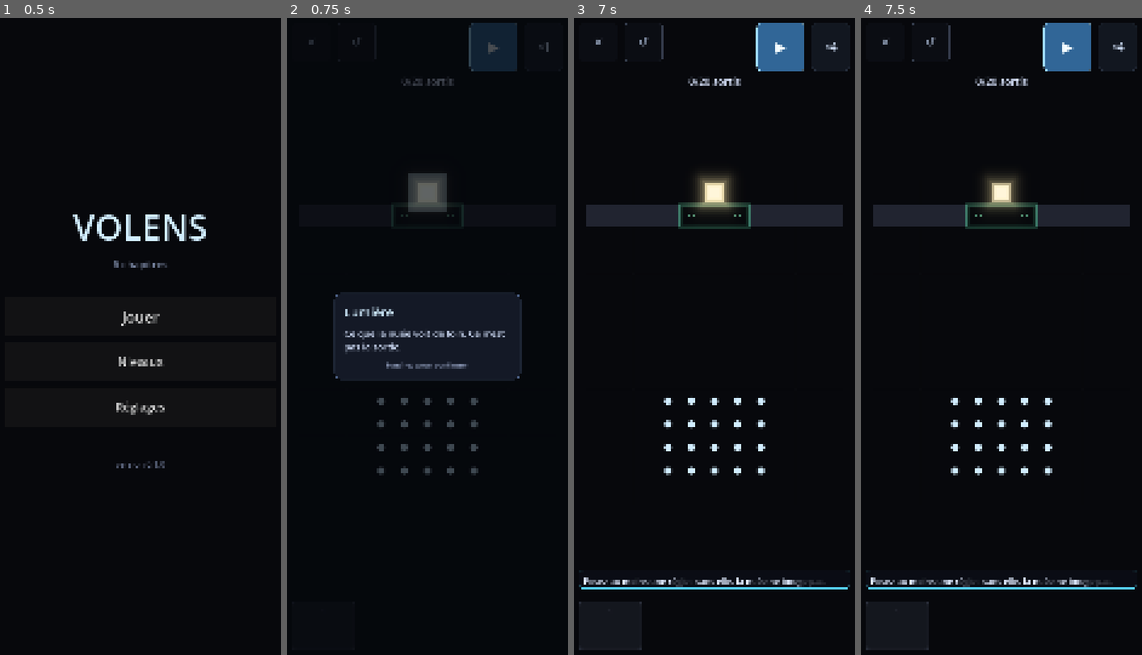
Above: before the commit, frames 1-4 (left to right).
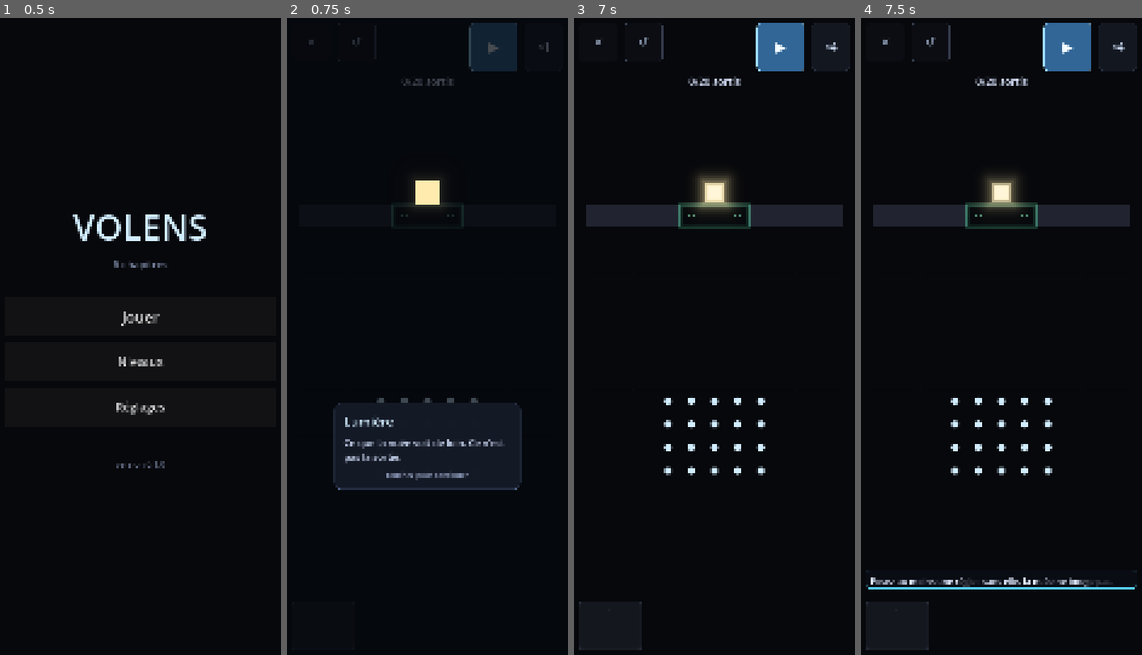
Above: after the commit, the same moments.

Repository: HelloIAmRomain/Volens
Game: Godot game, scene res://game/ui/app.tscn
The game is run twice, just before and just after one commit, with the same random seed, the same clock (stepped at 60 frames per second) and the same inputs.
Inputs (mouse positions are in pixels of both pictures, inside the frame that each line leads up to):
- Up to frame 1 (0.5 s): no input
- Up to frame 2 (0.75 s): click "Jouer" at 0.5 s
- Up to frame 3 (7 s): click "✕" at 1.25 s; click "↺" at 2 s; click "▶" at 2.75 s; click "×1" at 3.5 s; click "×2" at 4.25 s; click "×4" at 5 s; tap Enter at 5.75 s; drag from (610, 623) to (742, 196) at 5.77 s; tap Space at 6.5 s; drag from (655, 368) to (700, 463) at 6.52 s
- Up to frame 4 (7.5 s): move the mouse to (1029, 196) at 7.27 s; hold Right from 7.28 s (still down); tap Ctrl at 7.35 s; click (1029, 196) at 7.42 s

Frame 1 is identical in both runs. In frame 2, 19% of the frame differs, in the area x 16-84%, y 24-75%; in frame 3, 0.9%; in frame 4, nothing differs.

Commit message:
fix(ui): six défauts trouvés en jouant sur l'appareil, dont un invisible ailleurs
Parcours joué de bout en bout sur le S22, progression effacée pour éprouver le
chemin du NOUVEAU joueur — celui qui exerce les légendes et que personne
n'avait jamais suivi. La migration de schéma 2 -> 3 s'est exécutée au passage
sur une vraie progression et l'a conservée intacte.

LE DÉFAUT QUI COMPTE ÉTAIT INVISIBLE PARTOUT AILLEURS. Sur Android, un contact
tactile produit DEUX évènements : un InputEventScreenTouch et un
InputEventMouseButton simulé. Les deux branches émettaient `dismissed`, donc le
récepteur enchaînait deux fois — deux légendes créées l'une sur l'autre, la
première se refermant sur le même geste et ouvrant le panneau d'objectif, la
seconde restant affichée. À l'écran, cela reproduisait exactement le défaut
qu'on venait de corriger, mais la cause était ailleurs que là où le symptôme se
voyait. Au poste de travail, une souris n'émet qu'un évènement : le bogue ne
pouvait pas exister.

CE QUE LE PRINCIPE DE CLARTÉ A IMPOSÉ. Deux légendes sur une même carte
surlignaient deux jeux de cases avec le MÊME cadre : rien ne disait laquelle
allait avec laquelle. Elles s'enchaînent désormais une par une, et la carte se
place dans la moitié d'écran OPPOSÉE aux cases qu'elle montre — posée dessus,
elle annulait son propre surlignage.

Et la case garde SA couleur : un halo blanc désignait bien, mais montrait la
lumière blanche, et le joueur serait allé chercher un carré blanc là où le jeu
en met un ambre.

Trois autres : la note « posez une règle » n'expirait jamais et finissait sous
le panneau de règles (elle a une durée de vie et s'efface quand le panneau
monte) ; le bilan collait son contenu au bord haut en laissant deux tiers
d'écran vides.

UN FAUX POSITIF GARDÉ POUR LA MÉTHODE : une capture m'a paru montrer les
boutons du bilan dupliqués en haut. Vérification des pixels — les trois cents
premières lignes étaient uniformément sombres. Il n'y avait rien, et sans la
mesure j'aurais « corrigé » du code sain.

453/453.

Diff:
--- a/game/meta/mechanic_primer.gd
+++ b/game/meta/mechanic_primer.gd
@@ -110,6 +110,12 @@
 		# le joueur lit un mot et cherche à quoi il correspond parmi huit
 		# marques colorées.
 		var entry: Dictionary = (ENTRIES[t] as Dictionary).duplicate()
+		# LE TYPE VOYAGE AVEC L'ENTRÉE, et pas seulement ses coordonnées : la
+		# surbrillance doit rendre à la case SA teinte. Un halo blanc uniforme
+		# désigne bien, mais il montre au joueur une couleur qu'il ne reverra
+		# jamais — il cherchera ensuite un carré blanc là où le jeu en met un
+		# ambre.
+		entry["cell"] = t
 		var cells_of: Array = []
 		for i in range(cells.size()):
 			if int(cells[i]) == t and width > 0:
@@ -120,6 +126,7 @@
 	var one_way: Array = grid.get("one_way", [])
 	if not one_way.is_empty():
 		var ow: Dictionary = ONE_WAY_ENTRY.duplicate()
+		ow["cell"] = GridState.CellType.ONE_WAY
 		var ow_cells: Array = []
 		for triplet in one_way:
 			ow_cells.append(Vector2i(int(triplet[0]), int(triplet[1])))
--- a/game/ui/app.gd
+++ b/game/ui/app.gd
@@ -141,12 +141,11 @@
 	# l'objectif emploie. Lire « faire sortir 17 agents » sans savoir ce qu'est
 	# la lumière qu'on voit à l'écran, c'est lire la consigne avant l'alphabet.
 	var showing_resume: bool = resume and session.level_id == level_id
-	var card := _present_new_mechanics(screen, level_data)
-	if card == null:
-		if not showing_resume:
+	var then := func() -> void:
+		if not showing_resume and is_instance_valid(screen):
 			screen.show_objective_panel()
-	elif not showing_resume:
-		card.dismissed.connect(func() -> void: screen.show_objective_panel())
+	if not _present_new_mechanics(screen, level_data, then):
+		then.call()
 	return screen
 
 ## LA LÉGENDE DES ÉLÉMENTS JAMAIS RENCONTRÉS.
@@ -159,28 +158,45 @@
 ## fermée par un retour au menu, par une mise en veille ou par la fin du
 ## processus reviendrait sinon au niveau suivant — et la « une seule fois »
 ## n'aurait plus rien d'une promesse.
-func _present_new_mechanics(screen: GameScreen, level_data: Dictionary) -> MechanicCard:
+func _present_new_mechanics(screen: GameScreen, level_data: Dictionary,
+		then: Callable) -> bool:
 	var entries := MechanicPrimer.unseen_in(level_data, progress.seen)
 	if entries.is_empty():
-		return null
+		return false
 	var keys := PackedStringArray()
 	for entry in entries:
 		keys.append(String((entry as Dictionary)["key"]))
 	progress.mark_seen(keys)
-	# LES CASES DÉCRITES SONT DÉSIGNÉES À L'ÉCRAN. « Lumière » ne veut rien dire
-	# devant huit marques colorées ; le joueur lit un mot et cherche à quoi il
-	# correspond. On rassemble les cases de TOUTES les entrées montrées — deux au
-	# plus — parce qu'elles apparaissent ensemble sur la même carte.
-	var cells: Array = []
-	for entry in entries:
-		cells.append_array((entry as Dictionary).get("cells", []) as Array)
+	_show_card(screen, entries, 0, then)
+	return true
+
+## UNE LEGENDE, PUIS LA SUIVANTE — jamais les deux ensemble.
+##
+## A l'essai sur l'appareil, une carte portant « Ressource » et « Depot »
+## surlignait les deux jeux de cases avec le MEME cadre : le joueur lisait deux
+## noms et voyait deux groupes, sans rien pour les apparier. Une designation
+## ambigue ne designe pas — c'est le principe de clarte applique a l'interface
+## plutot qu'aux mecaniques.
+##
+## LA CONTINUATION TRAVERSE TOUTE LA CHAINE. Un premier montage rebranchait le
+## panneau d'objectif sur la PREMIERE carte : il s'ouvrait donc derriere la
+## seconde legende, et l'on retrouvait les deux surcouches simultanees qu'on
+## venait justement de separer. Elle est passee de carte en carte et n'est
+## appelee qu'apres la derniere.
+func _show_card(screen: GameScreen, entries: Array, index: int,
+		then: Callable) -> void:
+	var entry: Dictionary = entries[index]
+	var spots: Array = []
+	for r in screen.screen_rects_of(entry.get("cells", []) as Array):
+		spots.append({"rect": r, "cell": int(entry.get("cell", -1))})
 	var card := MechanicCard.new()
 	screen.add_child(card)
-	# Le calcul des rectangles vient APRÈS l'ajout à l'arbre : la vue n'a pas de
-	# géométrie tant qu'elle n'a pas été disposée, et les rectangles vaudraient
-	# tous zéro.
-	card.setup(entries, screen.screen_rects_of(cells))
-	return card
+	card.setup(entry, spots)
+	card.dismissed.connect(func() -> void:
+		if index + 1 < entries.size() and is_instance_valid(screen):
+			_show_card(screen, entries, index + 1, then)
+		else:
+			then.call())
 
 func _on_play_requested() -> void:
 	# « Continuer » et « Jouer » sont le MEME bouton : c'est l'existence d'une
--- a/game/ui/game_screen.gd
+++ b/game/ui/game_screen.gd
@@ -543,6 +543,11 @@
 func _open_panel() -> void:
 	if _panel.visible:
 		return
+	# LA NOTE S'EFFACE QUAND LE PANNEAU MONTE. Elle occupait le bas du terrain,
+	# c'est-à-dire exactement l'endroit où le panneau vient se poser — et une
+	# note qui réclamait « posez une règle » se retrouvait sous le panneau qui
+	# sert à en poser une. Le message a été entendu ; il n'a plus lieu d'être.
+	_hide_explain()
 	_panel.size = Vector2(_panel_width(), _panel.get_combined_minimum_size().y)
 	_panel.position.y = _panel_resting_y() + _panel.size.y
 	_panel.visible = true
@@ -575,9 +580,28 @@
 	else:
 		_show_note("%d. %s — %s" % [slot_index + 1, RuleCatalog.name_of(rule_id), RuleCatalog.line_of(rule_id)])
 
+## Durée de vie d'une NOTE — un message que le jeu adresse au joueur de sa
+## propre initiative, par opposition au diagnostic qu'il ouvre lui-même en
+## touchant un agent. Ce dernier reste tant qu'on ne le referme pas : on l'a
+## demandé. Une note, non.
+const NOTE_SECONDS := 4.0
+var _note_left: float = 0.0
+
+## UN MESSAGE TRANSITOIRE QUI NE PART JAMAIS DEVIENT DU MOBILIER.
+##
+## Constaté sur l'appareil : « Posez au moins une règle » restait affiché pour
+## toujours, et se retrouvait SOUS le panneau de règles dès que le joueur
+## l'ouvrait — deux boîtes empilées, dont l'une réclamait encore ce que l'autre
+## servait à faire. Le panneau est positionné au moment où on l'affiche ; il ne
+## pouvait pas savoir qu'une autre surface viendrait se poser là.
+##
+## La note s'efface donc d'elle-même, et surtout dès que le joueur FAIT ce
+## qu'elle demandait — c'est la seule façon qu'un message ne survive pas à son
+## motif.
 func _show_note(text: String) -> void:
 	_explain_label.text = text
 	_explain_panel.visible = true
+	_note_left = NOTE_SECONDS
 	_position_explain_panel()
 
 
@@ -689,6 +713,7 @@
 func _hide_explain() -> void:
 	if _explain_panel != null:
 		_explain_panel.visible = false
+	_note_left = 0.0
 
 # --- disposition ----------------------------------------------------------
 
@@ -926,6 +951,10 @@
 			(hint as Label).text = "" if _objective_elapsed < OBJECTIVE_MIN_SECONDS else "toucher pour fermer"
 		if _objective_elapsed >= OBJECTIVE_MAX_SECONDS:
 			_hide_objective_panel()
+	if _note_left > 0.0:
+		_note_left -= delta
+		if _note_left <= 0.0:
+			_hide_explain()
 	if _banner_flash > 0.0:
 		_banner_flash -= delta
 		var t2: float = fmod(_banner_flash, 0.4) / 0.4
--- a/game/ui/mechanic_card.gd
+++ b/game/ui/mechanic_card.gd
@@ -22,16 +22,31 @@
 ##     panneau à la reprise) ;
 ##   · **elle ne se répète jamais** — vue une fois, elle est enregistrée dans la
 ##     progression. Une légende revue n'apprend rien, elle interrompt ;
-##   · **deux au plus à la fois** — trois cartes d'affilée devant un niveau
-##     qu'on vient d'ouvrir se referment sans être lues, et l'on aurait dépensé
-##     la seule occasion de les montrer.
+##   · **UNE SEULE À LA FOIS** — et c'est un essai sur l'appareil qui l'a
+##     imposé. Deux légendes sur la même carte affichaient deux noms et
+##     surlignaient deux jeux de cases avec le MÊME cadre : rien ne disait
+##     laquelle allait avec laquelle. Une désignation ambiguë ne désigne pas.
+##     Elles s'enchaînent donc, deux au plus, chacune avec son seul surlignage.
+##
+## ET ELLE NE SE POSE JAMAIS SUR CE QU'ELLE MONTRE. Même essai : la carte
+## couvrait les ressources qu'elle décrivait, et il ne restait visible que les
+## dépôts. Elle se place maintenant dans la moitié d'écran OPPOSÉE aux cases
+## désignées.
 
 signal dismissed
 
 ## Rectangles à faire ressortir, en pixels d'écran.
 var _spots: Array = []
 
-func setup(entries: Array, spots: Array = []) -> void:
+## Ordonnée moyenne des cases désignées, en pixels d'écran.
+func _spots_centre_y() -> float:
+	var total := 0.0
+	for s in _spots:
+		var r: Rect2 = (s as Dictionary)["rect"]
+		total += r.position.y + r.size.y * 0.5
+	return total / float(_spots.size())
+
+func setup(entry: Dictionary, spots: Array = []) -> void:
 	_spots = spots
 	set_anchors_and_offsets_preset(Control.PRESET_FULL_RECT)
 	# ELLE INTERCEPTE LE CONTACT, mais ne fige rien : c'est ce qui permet de la
@@ -64,9 +79,19 @@
 	# en mode MINSIZE se cale sur la taille minimale du panneau, or celle d'un
 	# libellé à retour à la ligne automatique vaut zéro — la carte partait sur le
 	# côté et chevauchait les emplacements de règles.
+	#
+	# LA MOITIÉ CHOISIE EST CELLE QUE LES CASES N'OCCUPENT PAS. Une carte posée
+	# sur ce qu'elle décrit annule son propre surlignage : à l'essai, elle
+	# couvrait les ressources et ne laissait voir que les dépôts.
 	var centre := CenterContainer.new()
 	centre.set_anchors_and_offsets_preset(Control.PRESET_FULL_RECT)
 	centre.mouse_filter = Control.MOUSE_FILTER_IGNORE
+	var screen_h: float = get_viewport_rect().size.y
+	if not _spots.is_empty() and _spots_centre_y() < screen_h * 0.5:
+		# Les cases sont en haut : la carte descend dans le tiers bas.
+		centre.offset_top = screen_h * 0.34
+	else:
+		centre.offset_bottom = -screen_h * 0.34
 	add_child(centre)
 
 	var panel := PanelContainer.new()
@@ -91,22 +116,21 @@
 	column.custom_minimum_size.x = 620.0
 	panel.add_child(column)
 
-	for entry in entries:
-		var name_label := Label.new()
-		name_label.text = String((entry as Dictionary)["name"])
-		name_label.add_theme_font_size_override("font_size", UiMetrics.font_size(34))
-		name_label.add_theme_color_override("font_color", ViewPalette.AGENT_PLAIN)
-		column.add_child(name_label)
-
-		var line := Label.new()
-		line.text = String((entry as Dictionary)["line"])
-		# Sans enveloppe ni largeur minimale nulle, une phrase longue impose sa
-		# largeur au panneau et déborde d'un écran étroit.
-		line.autowrap_mode = TextServer.AUTOWRAP_WORD_SMART
-		line.custom_minimum_size.x = 0
-		line.add_theme_font_size_override("font_size", UiMetrics.font_size(26))
-		line.add_theme_color_override("font_color", Color(0.78, 0.83, 0.93))
-		column.add_child(line)
+	var name_label := Label.new()
+	name_label.text = String(entry["name"])
+	name_label.add_theme_font_size_override("font_size", UiMetrics.font_size(34))
+	name_label.add_theme_color_override("font_color", ViewPalette.AGENT_PLAIN)
+	column.add_child(name_label)
+
+	var line := Label.new()
+	line.text = String(entry["line"])
+	# Sans enveloppe ni largeur minimale nulle, une phrase longue impose sa
+	# largeur au panneau et déborde d'un écran étroit.
+	line.autowrap_mode = TextServer.AUTOWRAP_WORD_SMART
+	line.custom_minimum_size.x = 0
+	line.add_theme_font_size_override("font_size", UiMetrics.font_size(26))
+	line.add_theme_color_override("font_color", Color(0.78, 0.83, 0.93))
+	column.add_child(line)
 
 	var hint := Label.new()
 	hint.text = "touchez pour continuer"
@@ -115,16 +139,36 @@
 	hint.add_theme_color_override("font_color", Color(0.55, 0.60, 0.72))
 	column.add_child(hint)
 
+## UN SEUL CONGÉ, MÊME SI ANDROID EN ANNONCE DEUX.
+##
+## LE DÉFAUT, MESURÉ SUR L'APPAREIL, ne se voit pas au poste de travail : un
+## contact tactile y produit **deux** évènements — un `InputEventScreenTouch` et
+## un `InputEventMouseButton` simulé. Les deux branches tiraient `dismissed`, et
+## le récepteur enchaînait donc DEUX fois : deux légendes suivantes créées l'une
+## sur l'autre, dont la première se refermait aussitôt sur le même geste et
+## ouvrait le panneau d'objectif — pendant que la seconde restait affichée.
+##
+## À l'écran, cela donnait exactement ce qu'on venait de corriger : une légende
+## et un objectif en même temps. La cause était ailleurs que là où le symptôme
+## se voyait, et c'est pourquoi le verrou est ici, à la source, plutôt qu'une
+## rustine chez l'appelant.
+var _done := false
+
 func _gui_input(event: InputEvent) -> void:
+	if _done:
+		return
 	# UN RELÂCHEMENT, PAS UN APPUI. Fermer sur l'appui ferait passer le même
 	# geste au travers : le relâchement atteindrait la grille en dessous et
 	# lancerait la simulation sans que personne l'ait demandé.
-	if event is InputEventMouseButton and not (event as InputEventMouseButton).pressed:
-		dismissed.emit()
-		queue_free()
-	elif event is InputEventScreenTouch and not (event as InputEventScreenTouch).pressed:
-		dismissed.emit()
-		queue_free()
+	var released: bool = (event is InputEventMouseButton
+			and not (event as InputEventMouseButton).pressed) \
+		or (event is InputEventScreenTouch
+			and not (event as InputEventScreenTouch).pressed)
+	if not released:
+		return
+	_done = true
+	dismissed.emit()
+	queue_free()
 
 ## LE HALO DE DÉSIGNATION — un cadre clair et un fond éclairci sur chaque case
 ## décrite, dessinés par-dessus le voile.
@@ -140,16 +184,24 @@
 	var rects: Array = []
 
 	func _draw() -> void:
-		for r in rects:
-			var rect: Rect2 = r
-			# Le halo déborde d'un tiers de case : sur une grille dense, un cadre
-			# calé pile sur la case se confond avec le trait de grille.
+		for spot in rects:
+			var s: Dictionary = spot
+			var rect: Rect2 = s["rect"]
+			var thick: float = maxf(rect.size.x * 0.08, 2.0)
+			# LA CASE REPREND SA PROPRE TEINTE, À PLEINE OPACITÉ, PAR-DESSUS LE
+			# VOILE. C'est le point qui a demandé une seconde capture : un halo
+			# blanc uniforme désignait très bien la case, mais il la MONTRAIT
+			# BLANCHE — et le joueur allait ensuite chercher un carré blanc là où
+			# le jeu en met un ambre. Une désignation qui déguise ce qu'elle
+			# désigne renseigne à moitié.
+			var own := ViewPalette.element_color(int(s.get("cell", -1)))
+			own.a = 1.0
+			draw_rect(rect, own, true)
+			# Le cadre déborde d'un tiers de case : sur une grille dense, un
+			# contour calé pile sur la case se confond avec le trait de grille.
 			var pad: float = rect.size.x * 0.34
 			var wide := Rect2(rect.position - Vector2(pad, pad),
 				rect.size + Vector2(pad, pad) * 2.0)
-			var glow := ViewPalette.AGENT_PLAIN
-			glow.a = 0.16
-			draw_rect(wide, glow, true)
 			var edge := ViewPalette.AGENT_PLAIN
 			edge.a = 0.95
-			draw_rect(wide, edge, false, maxf(rect.size.x * 0.08, 2.0))
+			draw_rect(wide, edge, false, thick)
--- a/game/ui/summary_screen.gd
+++ b/game/ui/summary_screen.gd
@@ -29,6 +29,23 @@
 	add_child(column)
 	column.set_anchors_and_offsets_preset(Control.PRESET_FULL_RECT,
 		Control.PRESET_MODE_MINSIZE, int(UiMetrics.MARGIN))
+
+	# UN VIDE EN HAUT, PLUS GRAND EN BAS — et les deux sont voulus.
+	#
+	# Constaté sur l'appareil : le bilan collait son verdict sous la barre
+	# d'état, alignait trois lignes de chiffres, puis laissait les deux tiers de
+	# l'écran vides avant les boutons. Un écran de fin qui a l'air inachevé donne
+	# l'impression que quelque chose n'a pas fini de charger.
+	#
+	# LES BOUTONS RESTENT EN BAS, eux, et ce n'est pas négociable : l'appareil de
+	# référence fait 6,8 pouces, et le haut de l'écran ne s'atteint pas au pouce.
+	# On respire donc SOUS le titre, pas au-dessus des boutons — le rapport 0,4
+	# contre 1 place le bloc dans le tiers supérieur, là où l'œil le cherche,
+	# sans jamais remonter ce qu'on doit toucher.
+	var lead := Control.new()
+	lead.size_flags_vertical = Control.SIZE_EXPAND_FILL
+	lead.size_flags_stretch_ratio = 0.4
+	column.add_child(lead)
 
 	var verdict := Label.new()
 	verdict.text = "Objectif atteint" if won else "Objectif manqué"
Not shown, changed: docs/carnet_de_bord.md
